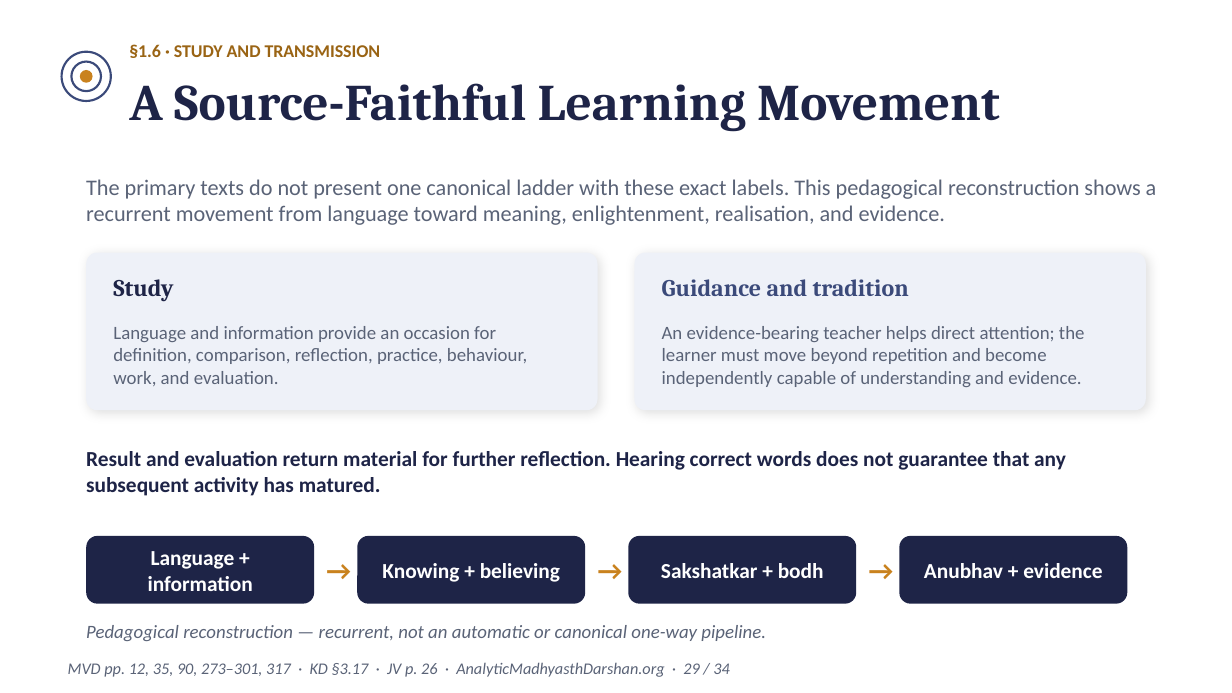
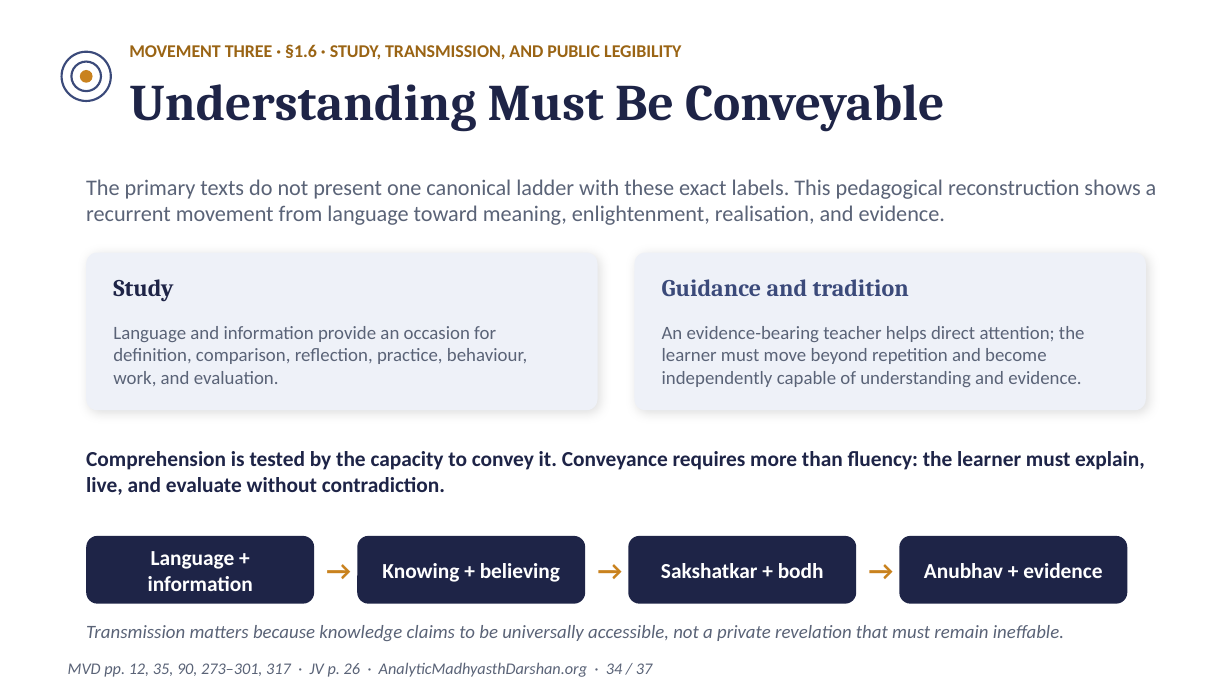
Before and after one commit to raghavamohan/AnalyticMadhyasthDarshan, a slide deck: slide 34 of Studies/The-Epistemology-of-Coexistence/The-Epistemology-of-Coexistence-Madhyasth-Darshan.pptx (slide 29 before the commit). Drawn at 1232x693 pixels with LibreOffice and Linux fonts; fonts in the diff are those of the drawing. Boxes give left, top, right and bottom in pixels: in the first picture for what was removed or moved away, otherwise in the second. Text is boxed around its words. In the diff, an @@ line names an element or a change of style, - is before the commit and + after.

```diff
--- a/Studies/The-Epistemology-of-Coexistence/The-Epistemology-of-Coexistence-Madhyasth-Darshan.pptx
+++ b/Studies/The-Epistemology-of-Coexistence/The-Epistemology-of-Coexistence-Madhyasth-Darshan.pptx
@@ text at bbox=[129, 44, 681, 60]: text changed @@
-§1.6 · STUDY AND TRANSMISSION
+MOVEMENT THREE · §1.6 · STUDY, TRANSMISSION, AND PUBLIC LEGIBILITY
@@ text at bbox=[129, 84, 944, 131]: text changed @@
-A Source-Faithful Learning Movement
+Understanding Must Be Conveyable
@@ text at bbox=[86, 451, 1145, 495]: text changed @@
-Result and evaluation return material for further reflection. Hearing correct words does not guarantee that any subsequent activity has matured.
+Comprehension is tested by the capacity to convey it. Conveyance requires more than fluency: the learner must explain, live, and evaluate without contradiction.
@@ text at bbox=[86, 625, 1064, 641]: text changed @@
-Pedagogical reconstruction — recurrent, not an automatic or canonical one-way pipeline.
+Transmission matters because knowledge claims to be universally accessible, not a private revelation that must remain ineffable.
@@ text at bbox=[68, 662, 652, 677]: text changed @@
-MVD pp. 12, 35, 90, 273–301, 317 · KD §3.17 · JV p. 26 · AnalyticMadhyasthDarshan.org · 29 / 34
+MVD pp. 12, 35, 90, 273–301, 317 · JV p. 26 · AnalyticMadhyasthDarshan.org · 34 / 37
```
Also in this commit, not shown: 31 other slides changed, 5 slides added, 2 slides removed.
